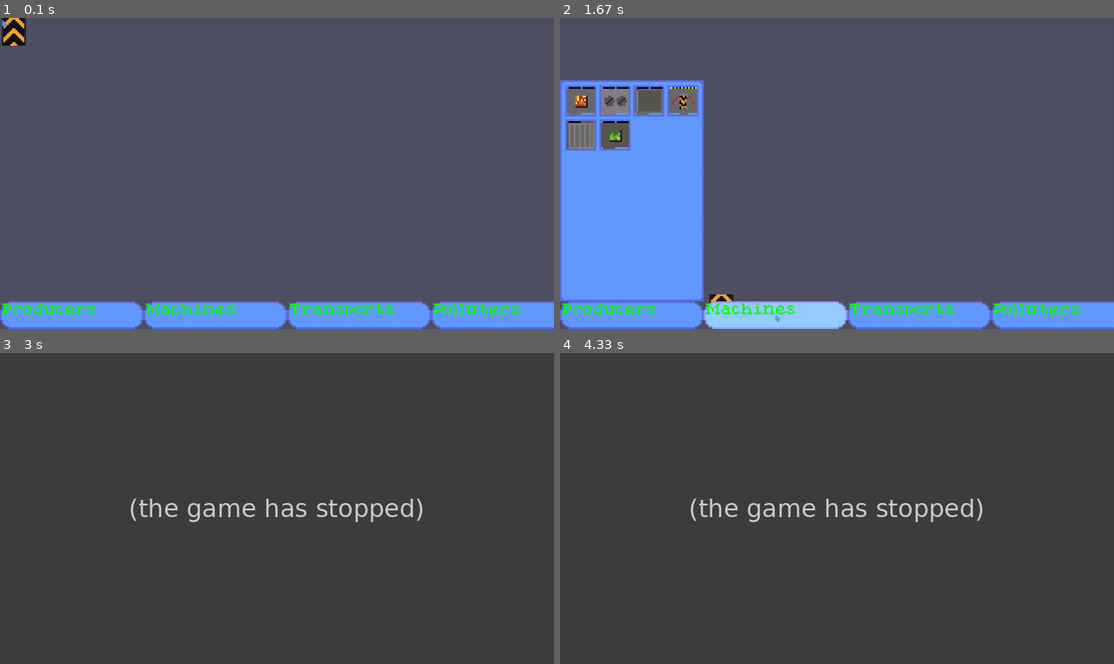
Above: before the commit, frames 1-4 (two rows, left to right).
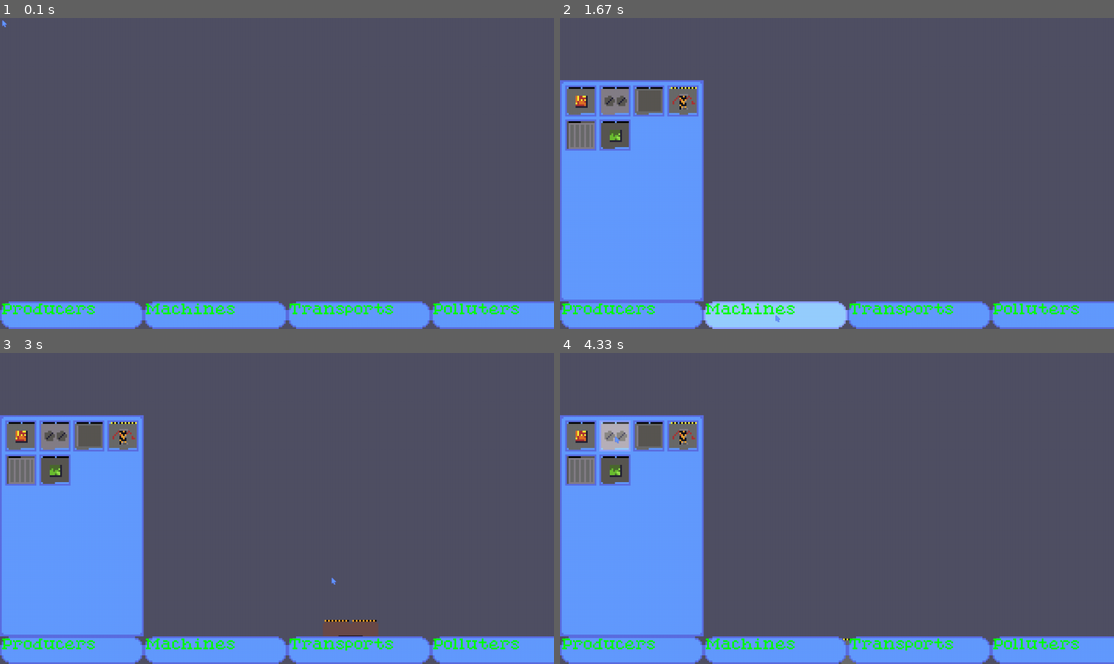
Above: after the commit, the same moments.

Repository: fijianfugufish/factory-game
Game: pygame game, started from main.pyw
The game is run twice, just before and just after one commit, with the same random seed, the same clock (stepped at 60 frames per second) and the same inputs.
Inputs (mouse positions are in pixels of both pictures, inside the frame that each line leads up to):
- Up to frame 1 (0.1 s): no input
- Up to frame 2 (1.67 s): click (837, 173) at 0.38 s; click "Producers" at 0.72 s; click "Machines" at 1.05 s; hold D from 1.33 s (still down)
- Up to frame 3 (3 s): release D at 1.8 s; click (22, 436) at 1.88 s; click (332, 576) at 2.38 s; hold W from 2.67 s (still down)
- Up to frame 4 (4.33 s): release W at 3.13 s; click (615, 436) at 3.22 s; hold D 3.67-4.13 s; hold A from 4.17 s (still down)

The runs differ from the first frame. In frame 1, 0.4% of the frame differs, in the area x 0-5%, y 0-9%; in frame 2, 0.1%; in frame 3, 100%; in frame 4, 100%, in the area x 0-100%, y 0-100%.
Error before the commit: ValueError: Cannot scale to negative size (pygameui.py line 230); the game stopped at 1.93 s (later frames are placeholders)

Commit message:
fixed conveyors

Diff:
--- a/buildSystem.py
+++ b/buildSystem.py
@@ -152,9 +152,10 @@
         cls.buildingComponent = None
         cls.buildingPosition = (0, 0)
         cls.buildingFlip = (False, False)
+        cls.transportBent = False
         cls.buildingRotation = fac.Directions.North
 
-        cls.buildGhost = GhostComponent(0, 0, _pixelToScreen(16), _pixelToScreen(16), dec._BasicConveyorStraightFrames[0], _transports["BasicConveyor"])
+        cls.buildGhost = None
 
         #* ui elements
         # table of components that will hold selectable icons
@@ -252,17 +253,19 @@
 
     @classmethod
     def buildShowGhost(cls):
-        cls.buildGhost.x, cls.buildGhost.y = dec.worldToSreen(cls.buildingPosition)
+        if cls.buildGhost is not None:
+            cls.buildGhost.x, cls.buildGhost.y = dec.worldToSreen(cls.buildingPosition)
 
     @classmethod
     def buildUpdateGhost(cls, component: dict | None = None):
-        cls.buildGhost.destroy()
-
-        if component is None:
-            component = cls.buildGhost.component
+        if cls.buildGhost is not None:
+            cls.buildGhost.destroy()
+
+            if component is None:
+                component = cls.buildGhost.component
 
         pos = dec.worldToSreen(cls.buildingPosition)
-        width, height = dec.worldToSreen(component["size"])
+        width, height = (component["size"][0] * 64, (component["size"][1] * 64))
 
         if (cls.buildingRotation.value + 90) % 180 == 0:
             width, height = height, width
@@ -282,19 +285,22 @@
         cls.buildCheckOccipied(cls.buildingPosition)
 
     @classmethod
-    def buildSetComponent(cls, component, componentstr):
+    def buildSetComponent(cls, component, componentdict):
         cls.buildingComponent = component
 
-        cls.buildUpdateGhost(componentstr)
+        cls.buildUpdateGhost(componentdict)
+
+        cls.transportBent = "Turn" in componentdict["displayName"]
 
     @classmethod
     def buildCheckOccipied(cls, pos):
-        width, height = cls.buildGhost.component["size"]
-
-        if any((pos[0] + i, pos[1] + j) in dec.occupiedSpaces for i in range(width) for j in range(height)):
-            cls.buildGhost.image = cls.buildGhost.redImage
-        else:
-            cls.buildGhost.image = cls.buildGhost.normalImage
+        if cls.buildGhost is not None:
+            width, height = cls.buildGhost.component["size"]
+
+            if any((pos[0] + i, pos[1] + j) in dec.occupiedSpaces for i in range(width) for j in range(height)):
+                cls.buildGhost.image = cls.buildGhost.redImage
+            else:
+                cls.buildGhost.image = cls.buildGhost.normalImage
 
     @classmethod
     def buildSetPosition(cls, pos):
@@ -326,4 +332,10 @@
     @classmethod
     def build(cls, factory):
         if cls.buildingComponent is not None:
-            placeComponent(factory, cls.buildingComponent, cls.buildingPosition, cls.buildingRotation, cls.buildingFlip)
+            # flip flips for transports cause they weird
+            if isinstance(cls.buildingComponent, fac.Transport):
+                placeComponent(factory, cls.buildingComponent, cls.buildingPosition, cls.buildingRotation, (cls.buildingFlip[1], cls.buildingFlip[0]), cls.transportBent)
+            else:
+                placeComponent(factory, cls.buildingComponent, cls.buildingPosition, cls.buildingRotation, cls.buildingFlip, cls.transportBent)
+
+            cls.buildGhost.image = cls.buildGhost.redImage
--- a/factory.py
+++ b/factory.py
@@ -261,7 +261,7 @@
 
 basicDrill = Producer(
     type = "BasicDrill",
-    material = Items.Coal,
+    material = Items.IronOre,
     canHarvest = [Items.Coal, Items.IronOre],
     speed = 1,
     efficiency = 1,
